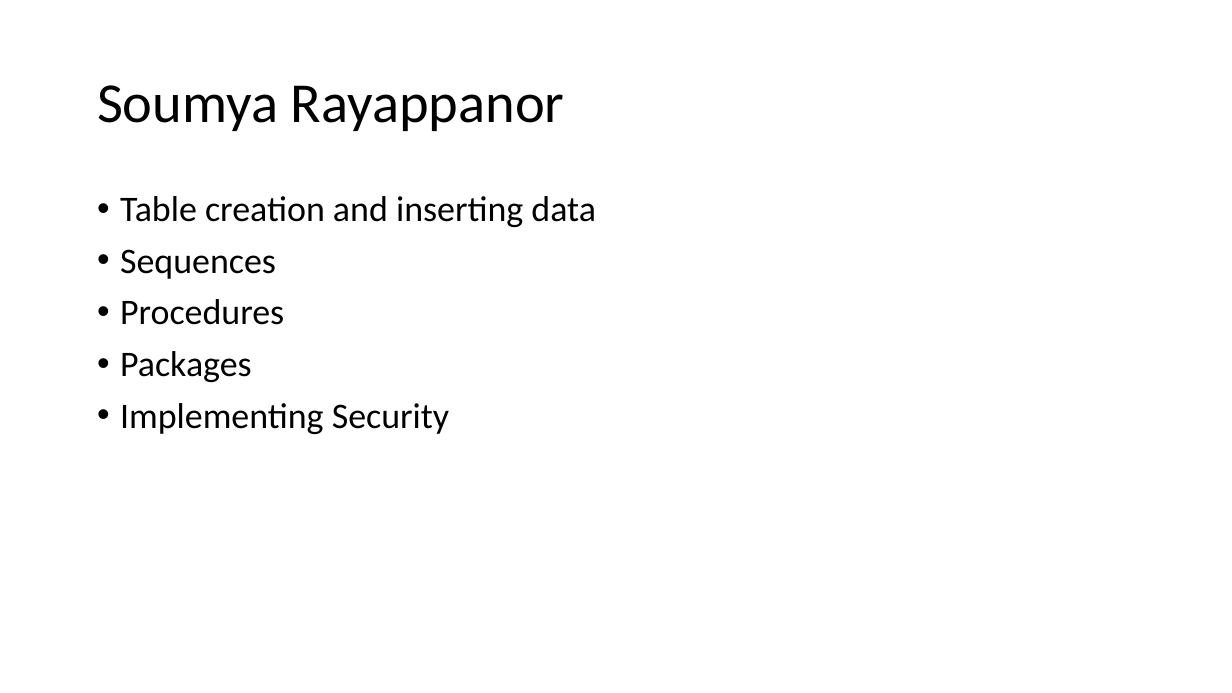
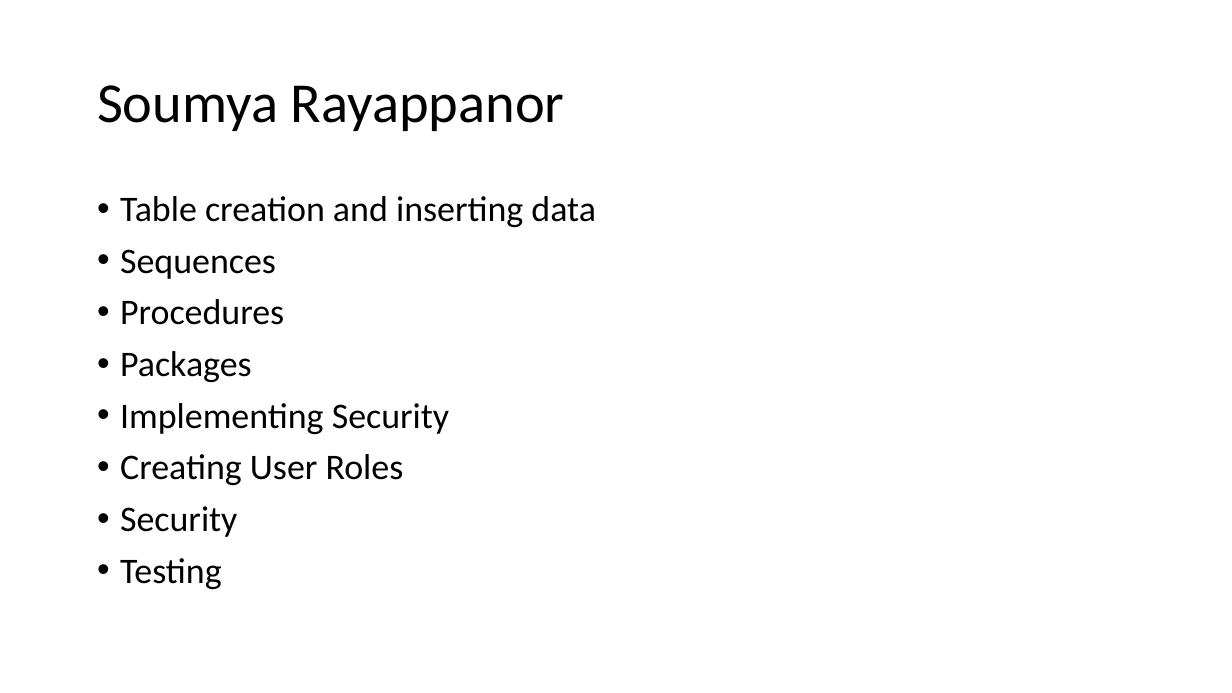
Before and after one commit to SoumyaRayappanor/DMDD_NetworkProviderManagementSystem, a slide deck: slide 26 of TEAM SSN - Final Project Demo _ DMDD.pptx (slide 24 before the commit). Drawn at 1232x693 pixels with LibreOffice and Linux fonts; fonts in the diff are those of the drawing. Boxes give left, top, right and bottom in pixels: in the first picture for what was removed or moved away, otherwise in the second. Text is boxed around its words. In the diff, an @@ line names an element or a change of style, - is before the commit and + after.

```diff
--- a/TEAM SSN - Final Project Demo _ DMDD.pptx
+++ b/TEAM SSN - Final Project Demo _ DMDD.pptx
@@ text at box(120, 454, 404, 589): paragraphs added @@
+• Creating User Roles
+• Security
+• Testing
```
Also in this commit, not shown: 2 other slides changed, 2 slides added.
